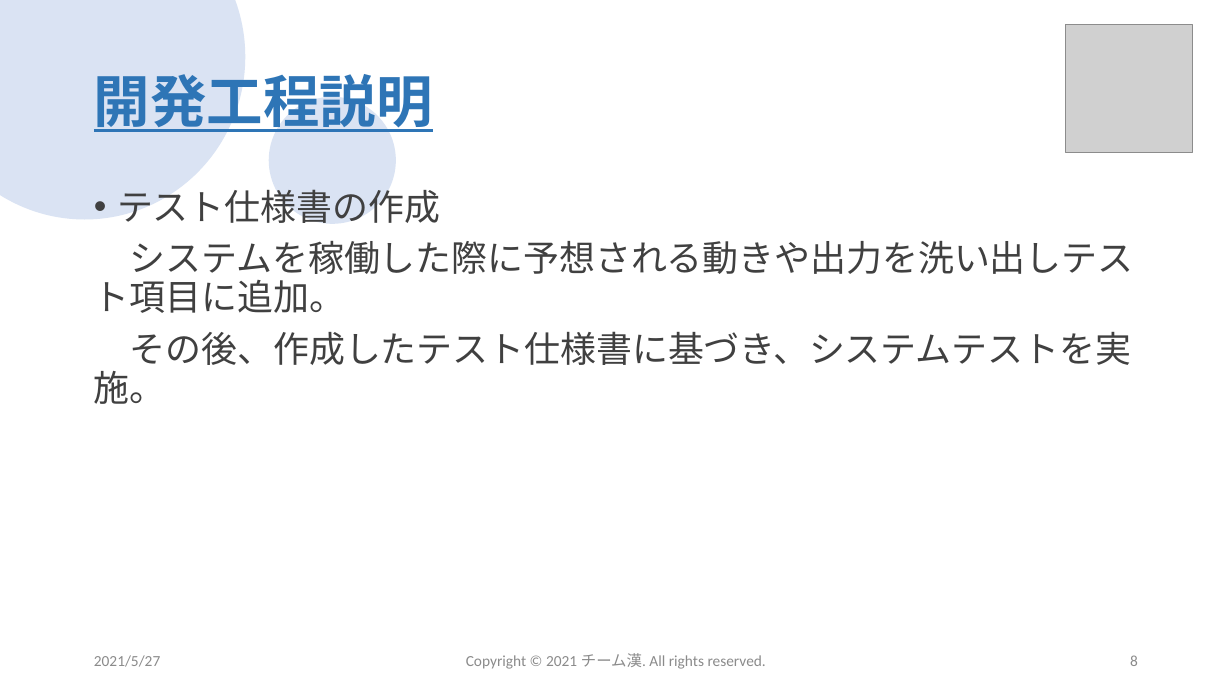
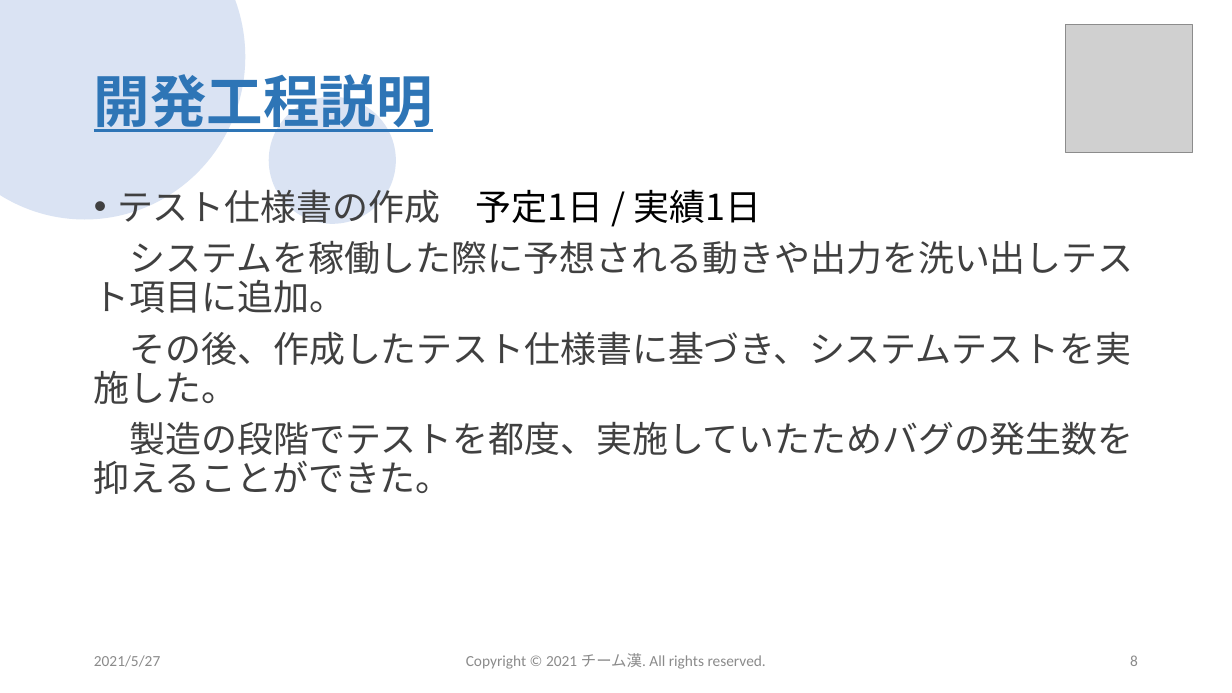
Before and after one commit to sss-sr2021/GUYS, a slide deck: slide 8 of 提出物/チーム漢_成果発表会プレゼン資料.pptx. Drawn at 1232x693 pixels with LibreOffice and Linux fonts; fonts in the diff are those of the drawing; grey boxes stand for pictures; background and template pictures are left out. Boxes give left, top, right and bottom in pixels: in the first picture for what was removed or moved away, otherwise in the second. Text is boxed around its words. In the diff, an @@ line names an element or a change of style, - is before the commit and + after.

```diff
--- a/提出物/チーム漢_成果発表会プレゼン資料.pptx
+++ b/提出物/チーム漢_成果発表会プレゼン資料.pptx
@@ text at [117, 189, 762, 223]: text changed @@
-• テスト仕様書の作成
+• テスト仕様書の作成 予定1日 / 実績1日
@@ text at [94, 331, 1134, 494]: text changed @@
-その後、作成したテスト仕様書に基づき、システムテストを実施。
+その後、作成したテスト仕様書に基づき、システムテストを実施した。
+製造の段階でテストを都度、実施していたためバグの発生数を抑えることができた。
```
Also in this commit, not shown: 8 other slides changed.
